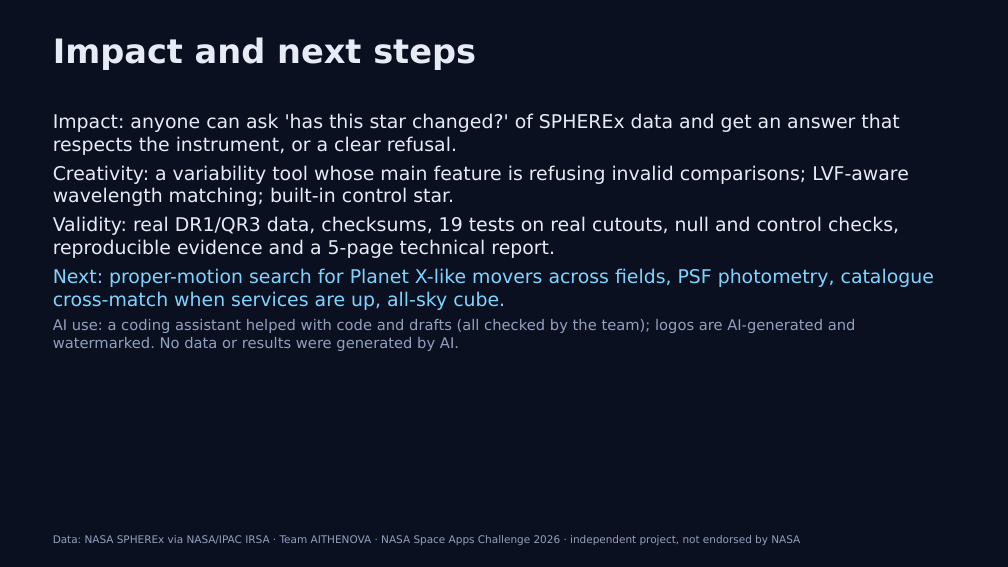
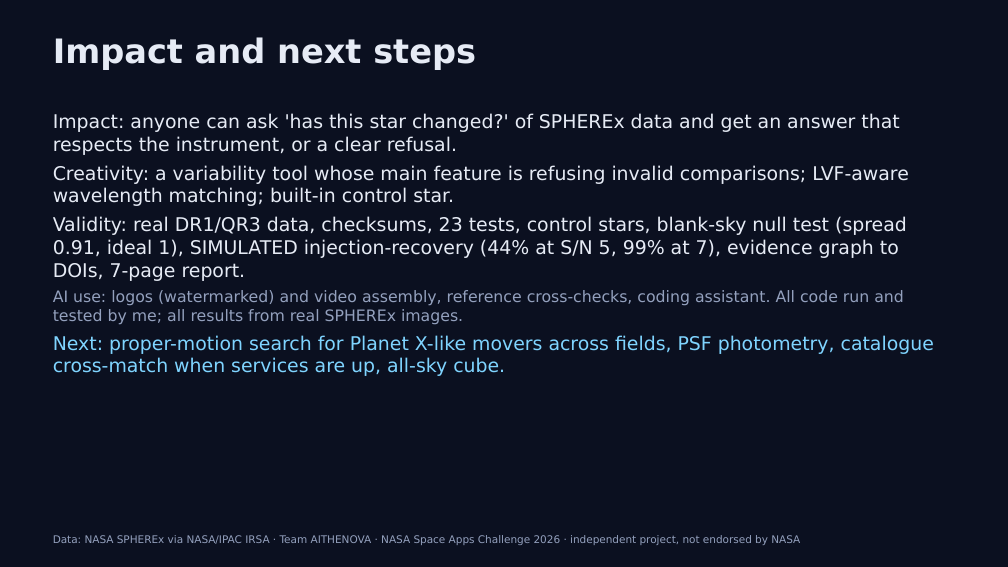
Before and after one commit to evantampa129/HIPPARCHUS-SpaceApps2026, a slide deck: slide 7 of presentation/hipparchus_7_slides.pptx. Drawn at 1008x567 pixels with LibreOffice and Linux fonts; fonts in the diff are those of the drawing. Boxes give left, top, right and bottom in pixels: in the first picture for what was removed or moved away, otherwise in the second. Text is boxed around its words. In the diff, an @@ line names an element or a change of style, - is before the commit and + after.

```diff
--- a/presentation/hipparchus_7_slides.pptx
+++ b/presentation/hipparchus_7_slides.pptx
@@ text at (x1=53, y1=216, x2=907, y2=325): text changed @@
-Validity: real DR1/QR3 data, checksums, 19 tests on real cutouts, null and control checks, reproducible evidence and a 5-page technical report.
+Validity: real DR1/QR3 data, checksums, 23 tests, control stars, blank-sky null test (spread 0.91, ideal 1), SIMULATED injection-recovery (44% at S/N 5, 99% at 7), evidence graph to DOIs, 7-page report.
+AI use: logos (watermarked) and video assembly, reference cross-checks, coding assistant. All code run and tested by me; all results from real SPHEREx images.
@@ text at (x1=53, y1=319, x2=856, y2=351): paragraph removed @@
-AI use: a coding assistant helped with code and drafts (all checked by the team); logos are AI-generated and watermarked. No data or results were generated by AI.
```
Also in this commit, not shown: 1 other slide changed, 24 other files.
